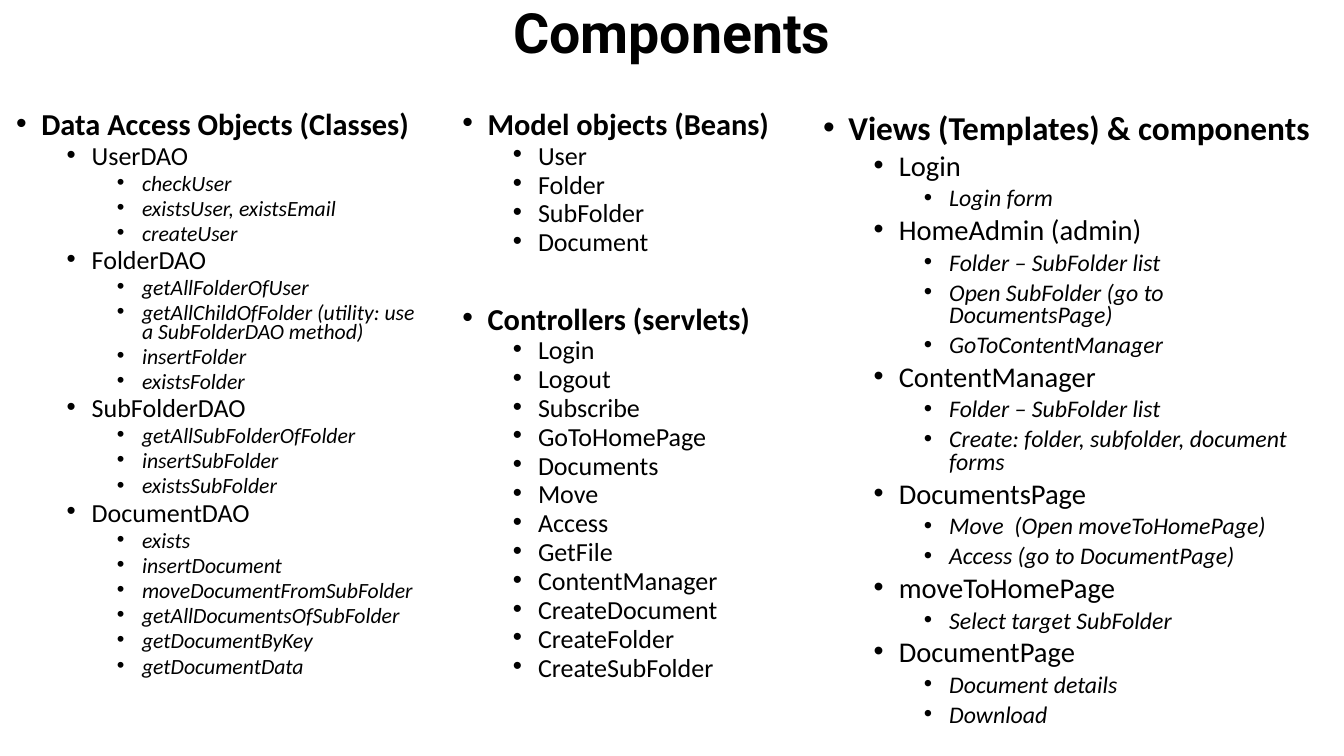
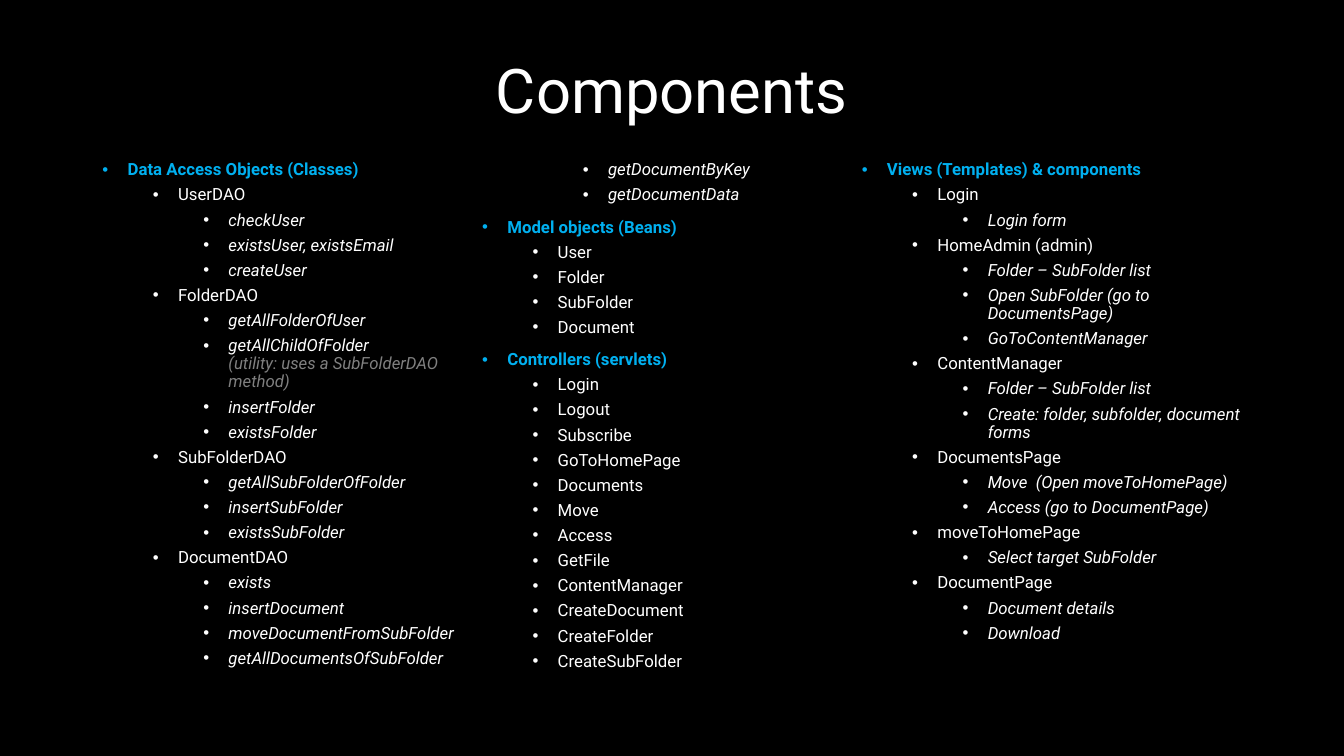
Before and after one commit to lorenzofranze/TIW2022-DocumentManager, a slide deck: slide 11 of deliveries/documentManager.pptx. Drawn at 1344x756 pixels with LibreOffice and Linux fonts; fonts in the diff are those of the drawing. Boxes give left, top, right and bottom in pixels: in the first picture for what was removed or moved away, otherwise in the second. Text is boxed around its words. In the diff, an @@ line names an element or a change of style, - is before the commit and + after.

```diff
--- a/deliveries/documentManager.pptx
+++ b/deliveries/documentManager.pptx
@@ background #FFFFFF to #000000 @@
@@ text "Components": place and size @@
-text "Components" at box(513, 13, 830, 65)
+text "Components" at box(496, 68, 847, 126)
@@ text "Components" at box(496, 68, 847, 126): size 39.6 to 44 pt, text colour #000000 to #FFFFFF, bold off @@
@@ text removed at box(41, 112, 415, 678) @@
-• Data Access Objects (Classes)
-  • UserDAO
-    • checkUser
-    • existsUser, existsEmail
-    • createUser
-  • FolderDAO
-    • getAllFolderOfUser
-    • getAllChildOfFolder (utility: use a SubFolderDAO method)
-    • insertFolder
-    • existsFolder
-  • SubFolderDAO
-    • getAllSubFolderOfFolder
-    • insertSubFolder
-    • existsSubFolder
-  • DocumentDAO
-    • exists
-    • insertDocument
-    • moveDocumentFromSubFolder
-    • getAllDocumentsOfSubFolder
-    • getDocumentByKey
-    • getDocumentData
@@ text removed at box(488, 112, 769, 678) @@
-• Model objects (Beans)
-  • User
-  • Folder
-  • SubFolder
-  • Document
-• Controllers (servlets)
-  • Login
-  • Logout
-  • Subscribe
-  • GoToHomePage
-  • Documents
-  • Move
-  • Access
-  • GetFile
-  • ContentManager
-  • CreateDocument
-  • CreateFolder
-  • CreateSubFolder
@@ text removed at box(848, 115, 1309, 723) @@
-• Views (Templates) & components
-  • Login
-    • Login form
-  • HomeAdmin (admin)
-    • Folder – SubFolder list
-    • Open SubFolder (go to DocumentsPage)
-    • GoToContentManager
-  • ContentManager
-    • Folder – SubFolder list
-    • Create: folder, subfolder, document forms
-  • DocumentsPage
-    • Move (Open moveToHomePage)
-    • Access (go to DocumentPage)
-  • moveToHomePage
-    • Select target SubFolder
-  • DocumentPage
-    • Document details
-    • Download
@@ text added at box(128, 162, 1240, 668), 12 pt, text #FFFFFF, italic @@
+• Data Access Objects (Classes)
+  • UserDAO
+    • checkUser
+    • existsUser, existsEmail
+    • createUser
+  • FolderDAO
+    • getAllFolderOfUser
+    • getAllChildOfFolder
+      (utility: uses a SubFolderDAO method)
+    • insertFolder
+    • existsFolder
+  • SubFolderDAO
+    • getAllSubFolderOfFolder
+    • insertSubFolder
+    • existsSubFolder
+  • DocumentDAO
+    • exists
+    • insertDocument
+    • moveDocumentFromSubFolder
+    • getAllDocumentsOfSubFolder
+    • getDocumentByKey
+    • getDocumentData
+• Model objects (Beans)
+  • User
+  • Folder
+  • SubFolder
+  • Document
+• Controllers (servlets)
+  • Login
+  • Logout
+  • Subscribe
+  • GoToHomePage
+  • Documents
+  • Move
+  • Access
+  • GetFile
+  • ContentManager
+  • CreateDocument
+  • CreateFolder
+  • CreateSubFolder
+• Views (Templates) & components
+  • Login
+    • Login form
+  • HomeAdmin (admin)
+    • Folder – SubFolder list
+    • Open SubFolder (go to DocumentsPage)
+    • GoToContentManager
+  • ContentManager
+    • Folder – SubFolder list
+    • Create: folder, subfolder, document forms
+  • DocumentsPage
+    • Move (Open moveToHomePage)
+    • Access (go to DocumentPage)
+  • moveToHomePage
+    • Select target SubFolder
+  • DocumentPage
+    • Document details
+    • Download
```
Also in this commit, not shown: 17 other slides changed, 6 slides added, 7 slides removed.
